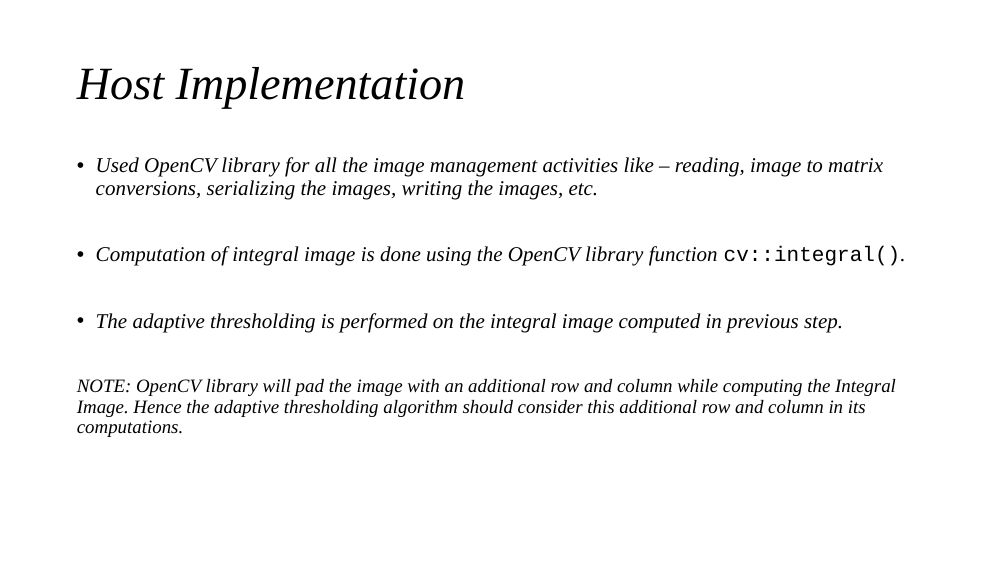
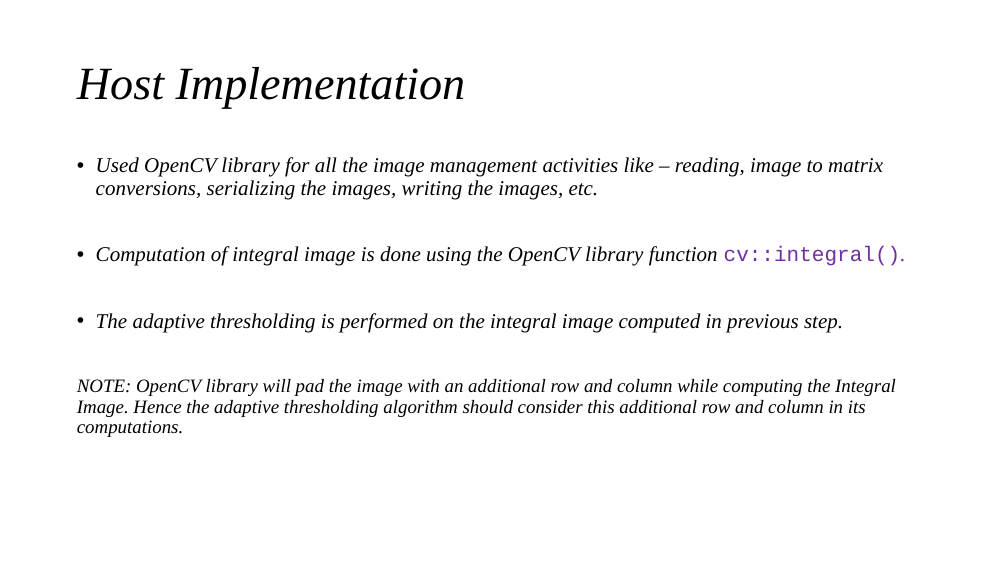
Before and after one commit to adisarip/FBAD, a slide deck: slide 8 of Project/AT/docs/Adaptive_Threshold_Presentation.pptx. Drawn at 1008x567 pixels with LibreOffice and Linux fonts; fonts in the diff are those of the drawing. Boxes give left, top, right and bottom in pixels: in the first picture for what was removed or moved away, otherwise in the second. Text is boxed around its words. In the diff, an @@ line names an element or a change of style, - is before the commit and + after.

```diff
--- a/Project/AT/docs/Adaptive_Threshold_Presentation.pptx
+++ b/Project/AT/docs/Adaptive_Threshold_Presentation.pptx
@@ text at (96,246,906,266): text colour #000000 to #7030A0 in "cv::integral()." @@
```
Also in this commit, not shown: 1 other slide changed, 1 slide removed, 1 other file.
